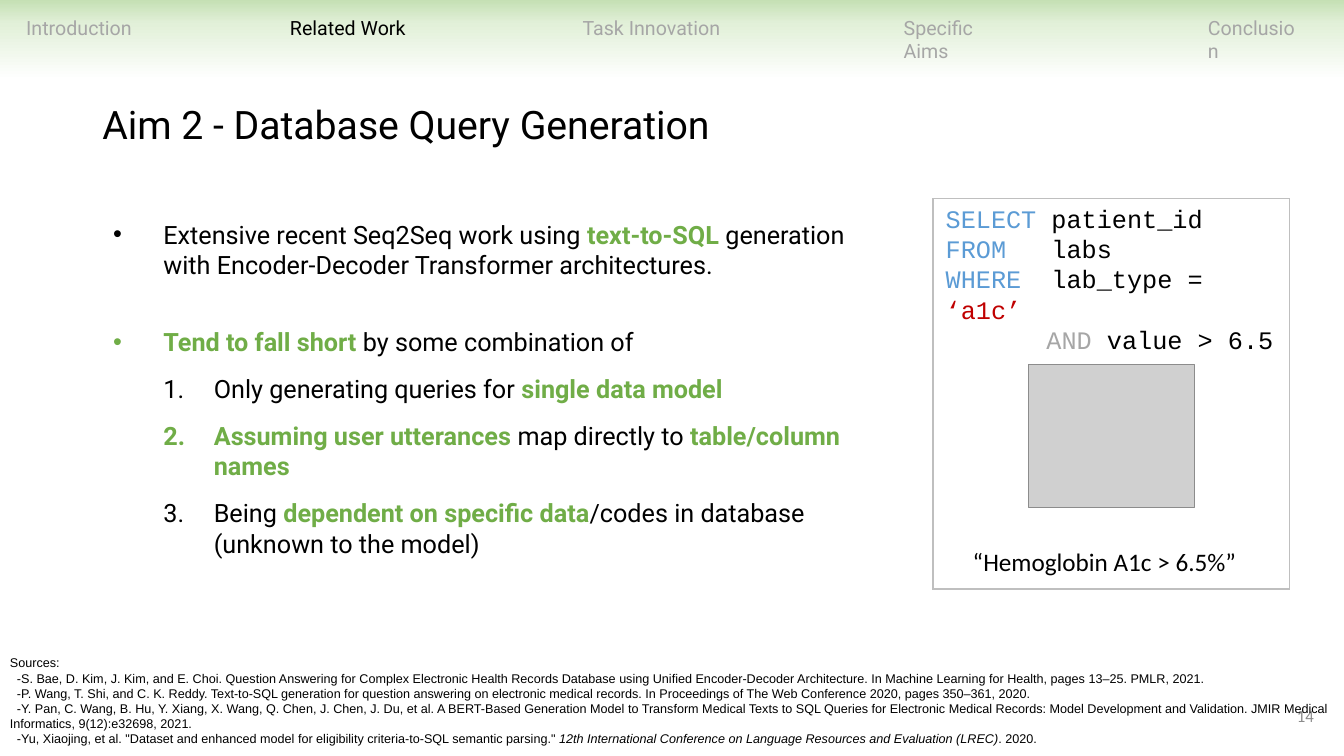
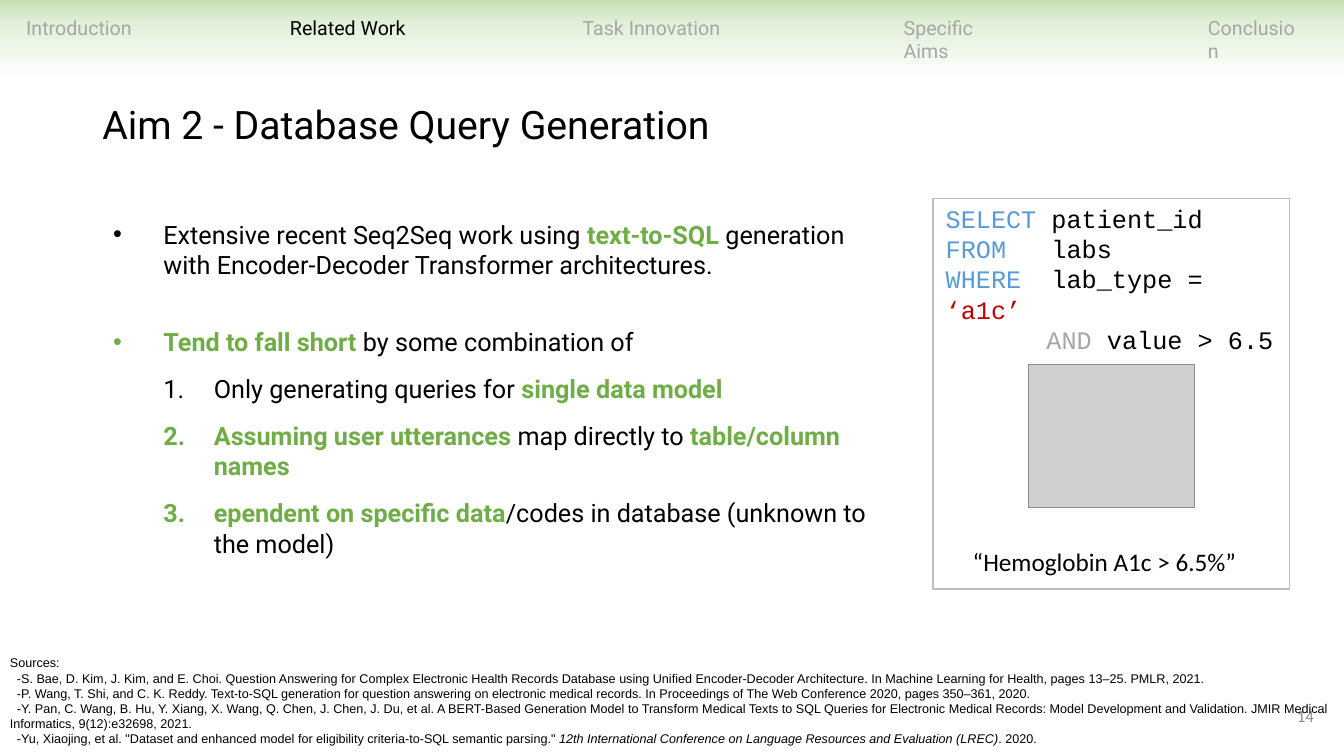
Before and after one commit to ndobb/dissertation, a slide deck: slide 14 of 4_general_exam/presentation/nic_dobbins_general_exam.pptx. Drawn at 1344x756 pixels with LibreOffice and Linux fonts; fonts in the diff are those of the drawing; grey boxes stand for pictures. Boxes give left, top, right and bottom in pixels: in the first picture for what was removed or moved away, otherwise in the second. Text is boxed around its words. In the diff, an @@ line names an element or a change of style, - is before the commit and + after.

```diff
--- a/4_general_exam/presentation/nic_dobbins_general_exam.pptx
+++ b/4_general_exam/presentation/nic_dobbins_general_exam.pptx
@@ text at bbox=[214, 502, 865, 559]: text changed @@
-  3. Being dependent on specific data/codes in database (unknown to the model)
+  3. ependent on specific data/codes in database (unknown to the model)
```
Also in this commit, not shown: 17 other files.
